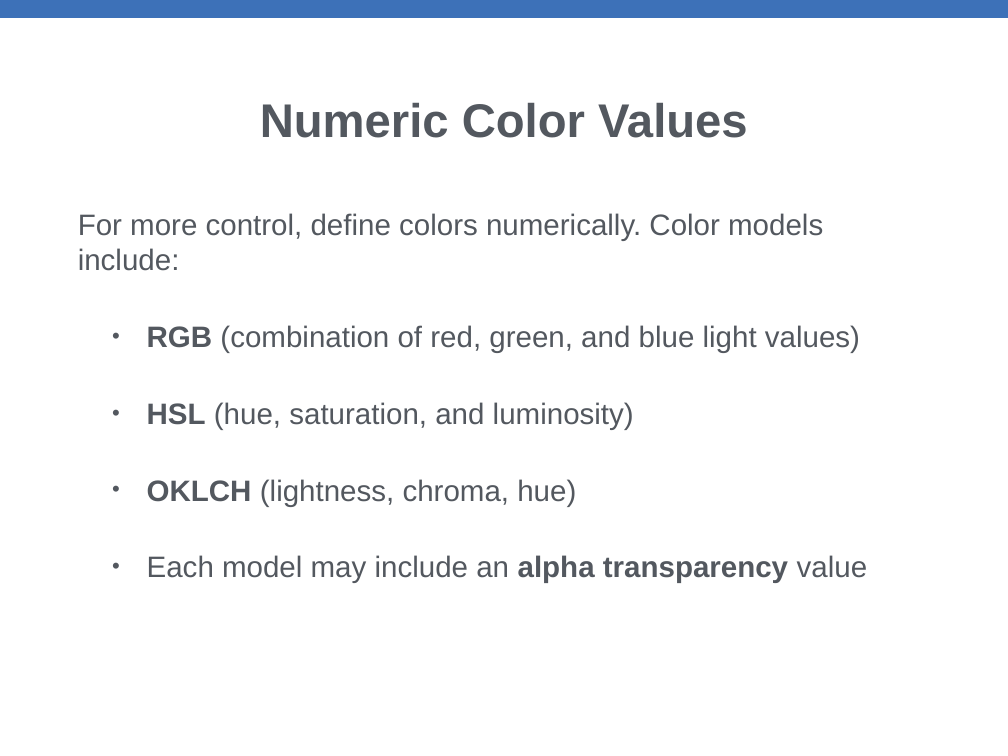
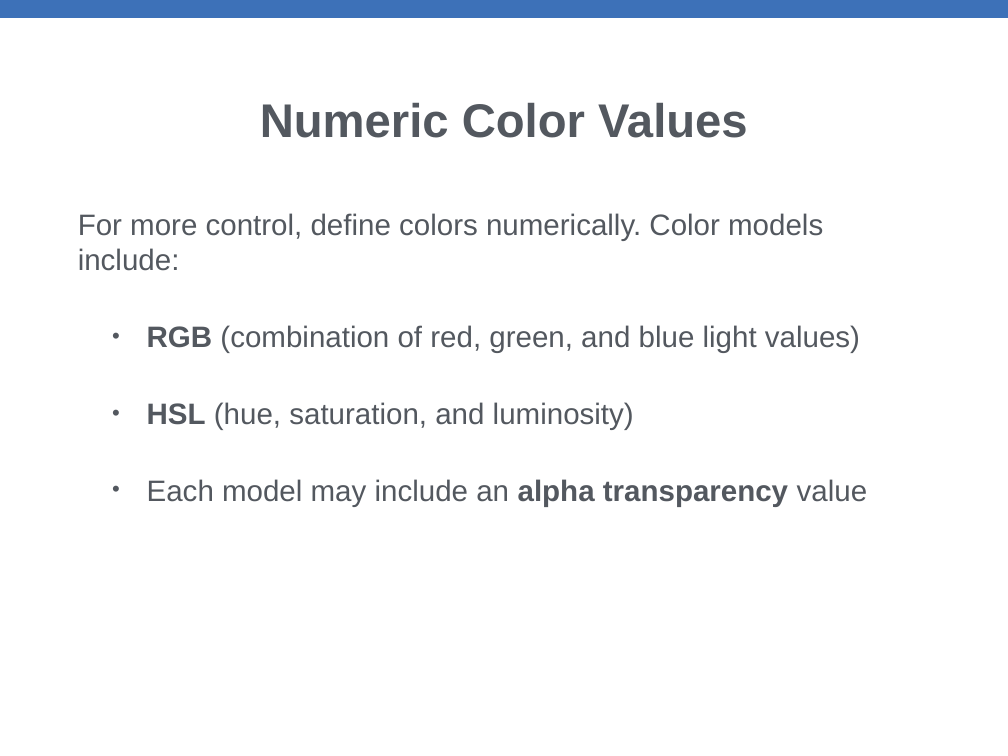
Before and after one commit to xiaoleibi/MMDPPT26, a slide deck: slide 5 of Uge41ColorsBackgrounds.pptx. Drawn at 1008x756 pixels with LibreOffice and Linux fonts; fonts in the diff are those of the drawing. Boxes give left, top, right and bottom in pixels: in the first picture for what was removed or moved away, otherwise in the second. Text is boxed around its words. In the diff, an @@ line names an element or a change of style, - is before the commit and + after.

```diff
--- a/Uge41ColorsBackgrounds.pptx
+++ b/Uge41ColorsBackgrounds.pptx
@@ text at (147,479,576,506): paragraph removed @@
-  • OKLCH (lightness, chroma, hue)
```
Also in this commit, not shown: 2 other slides changed, 6 slides removed, 16 other files.
